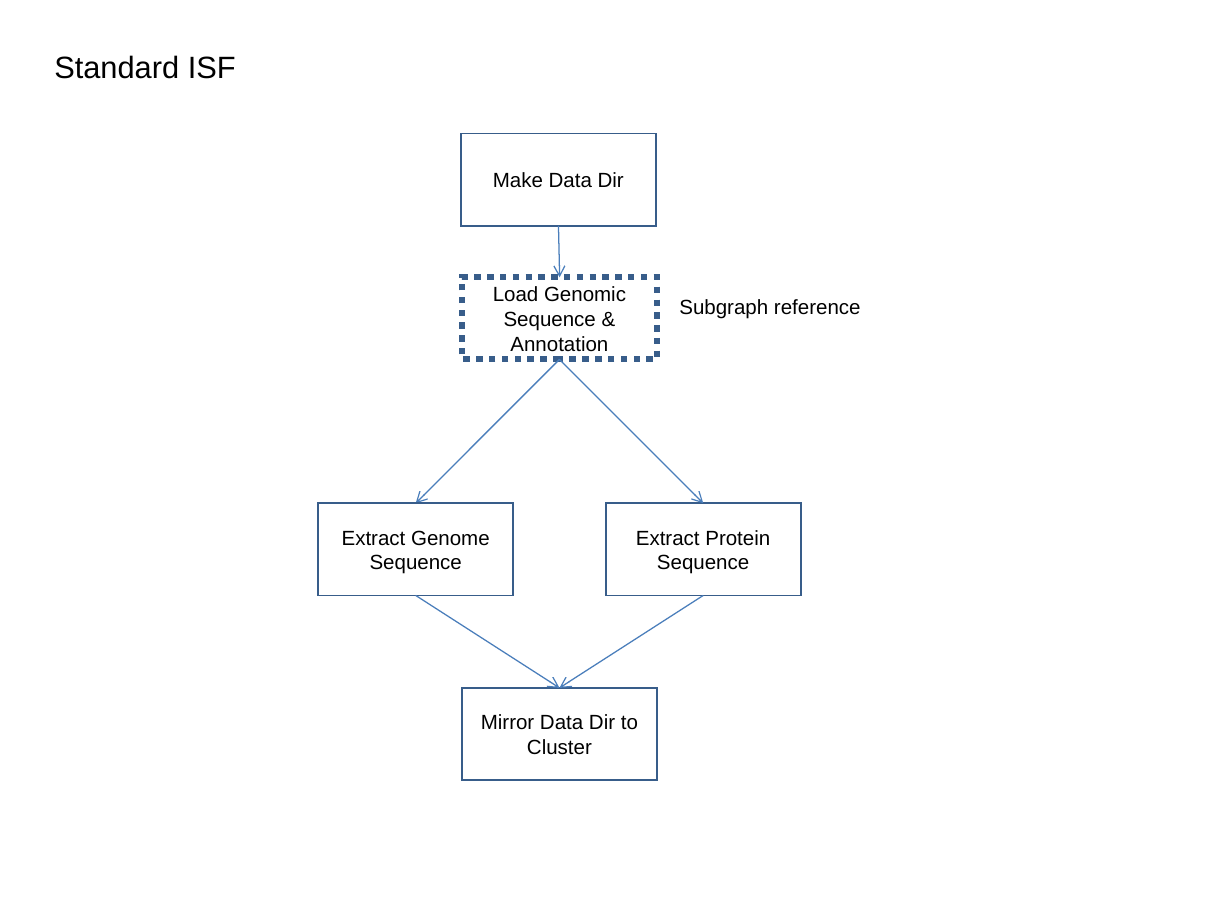
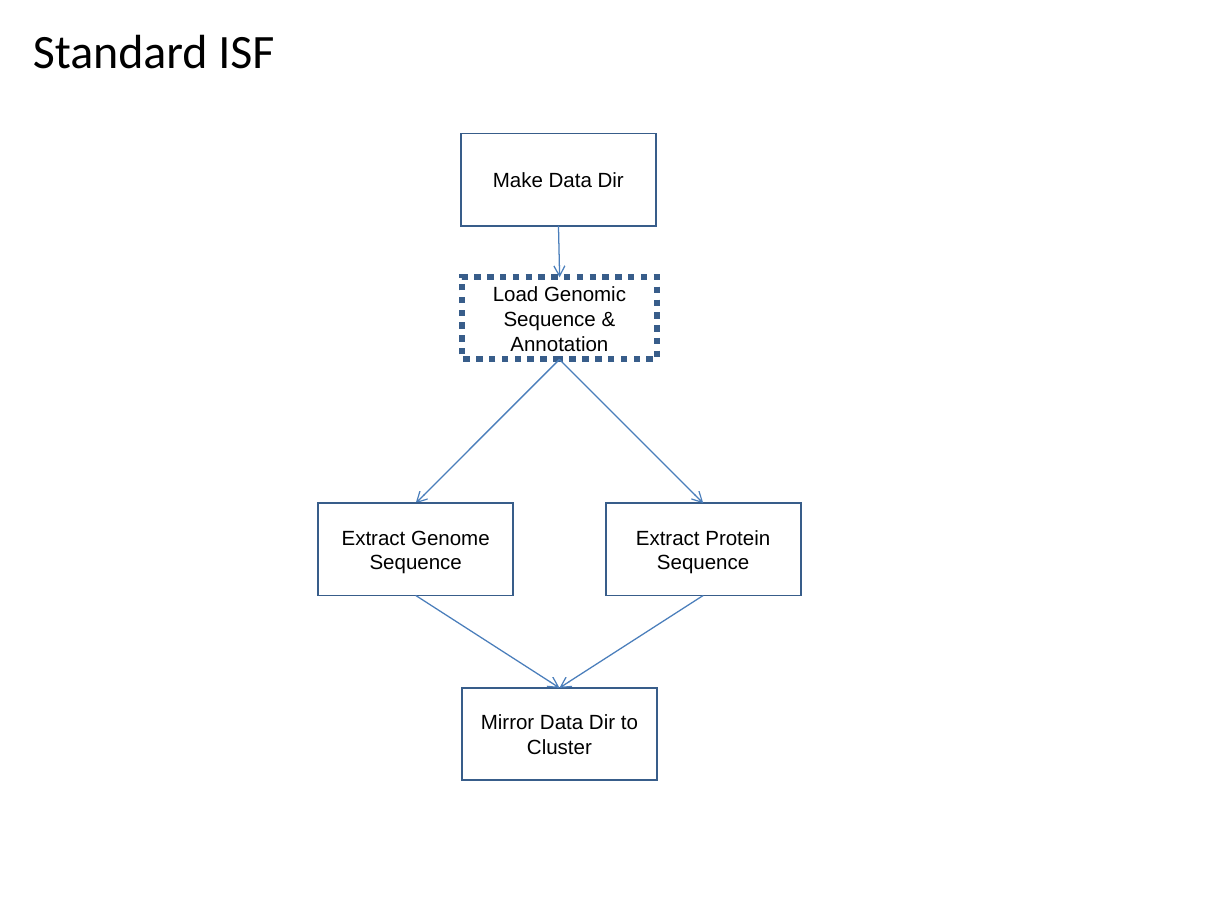
Before and after one commit to VEuPathDB/ApiCommonWorkflow, a slide deck: slide 5 of Main/doc/IntegratedWorkflow.ppt (slide 4 before the commit). Drawn at 1232x924 pixels with LibreOffice and Linux fonts; fonts in the diff are those of the drawing. Boxes give left, top, right and bottom in pixels: in the first picture for what was removed or moved away, otherwise in the second. Text is boxed around its words. In the diff, an @@ line names an element or a change of style, - is before the commit and + after.

```diff
--- a/Main/doc/IntegratedWorkflow.ppt
+++ b/Main/doc/IntegratedWorkflow.ppt
@@ title "Standard ISF": place and size @@
-title "Standard ISF" at bbox=[54, 55, 236, 79]
+title "Standard ISF" at bbox=[33, 34, 274, 69]
@@ title "Standard ISF" at bbox=[33, 34, 274, 69]: size 18 to 28 pt, font Arial to Calibri; vertical alignment top to middle @@
@@ text removed at bbox=[679, 299, 861, 319] @@
-Subgraph reference
```
Also in this commit, not shown: 29 other slides changed, 1 slide added.
